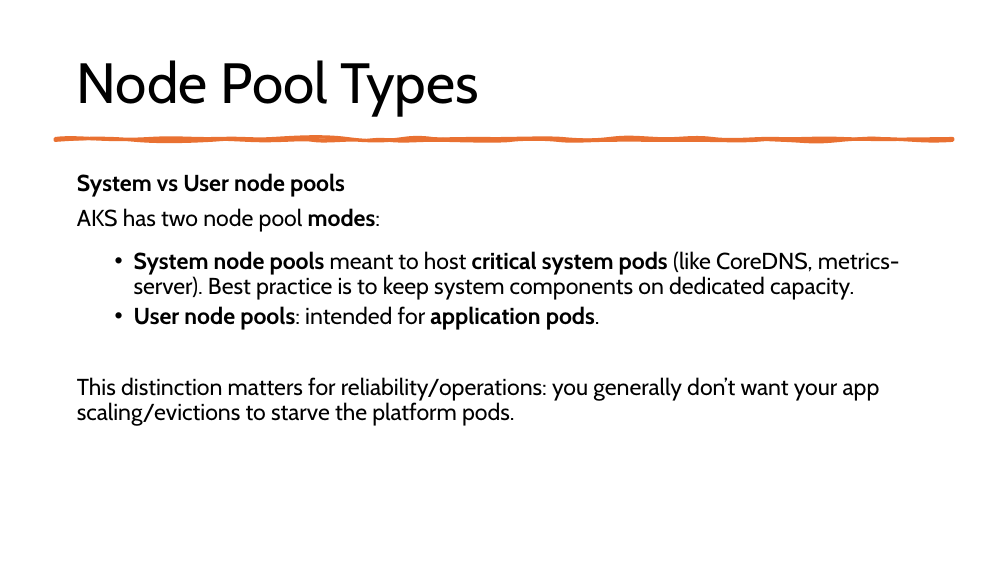
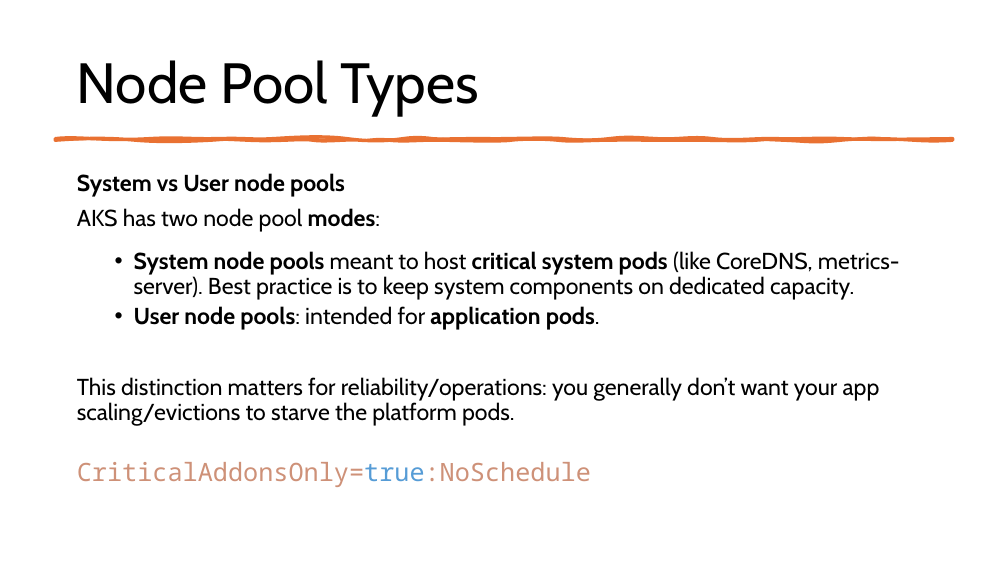
Before and after one commit to fhbilgen/AKSWorkshop, a slide deck: slide 17 of AKS.pptx (slide 14 before the commit). Drawn at 1008x567 pixels with LibreOffice and Linux fonts; fonts in the diff are those of the drawing. Boxes give left, top, right and bottom in pixels: in the first picture for what was removed or moved away, otherwise in the second. Text is boxed around its words. In the diff, an @@ line names an element or a change of style, - is before the commit and + after.

```diff
--- a/AKS.pptx
+++ b/AKS.pptx
@@ text at (77, 462, 591, 487): paragraph added @@
+CriticalAddonsOnly=true:NoSchedule
```
Also in this commit, not shown: 7 other slides changed, 23 slides added, 27 other files.
